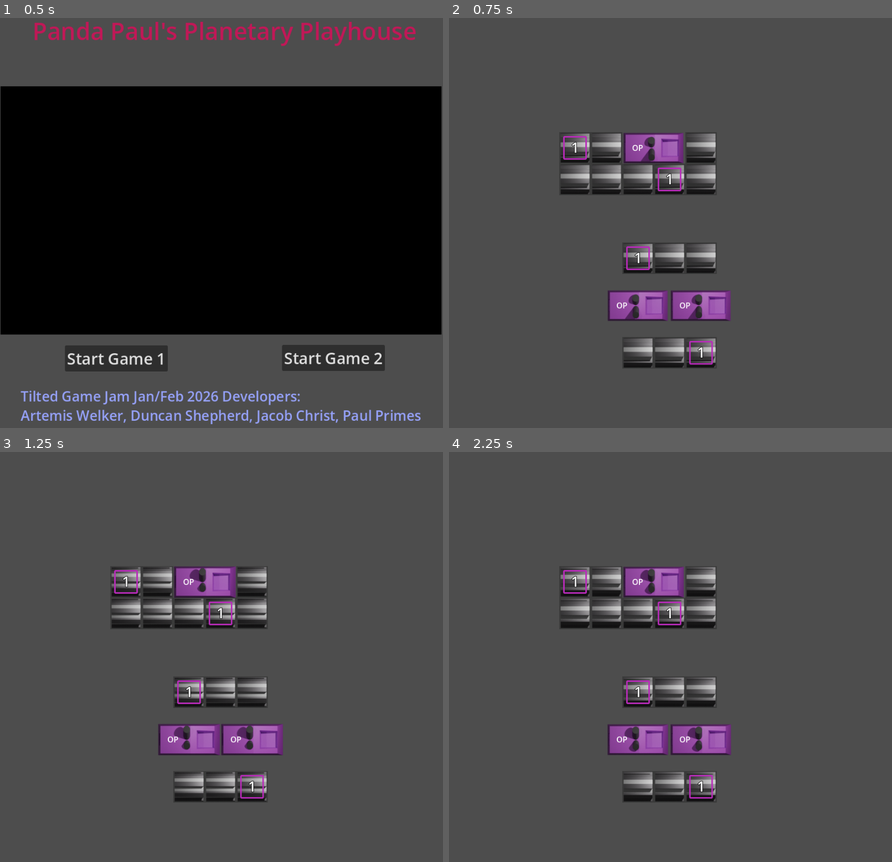
Above: before the commit, frames 1-4 (two rows, left to right).
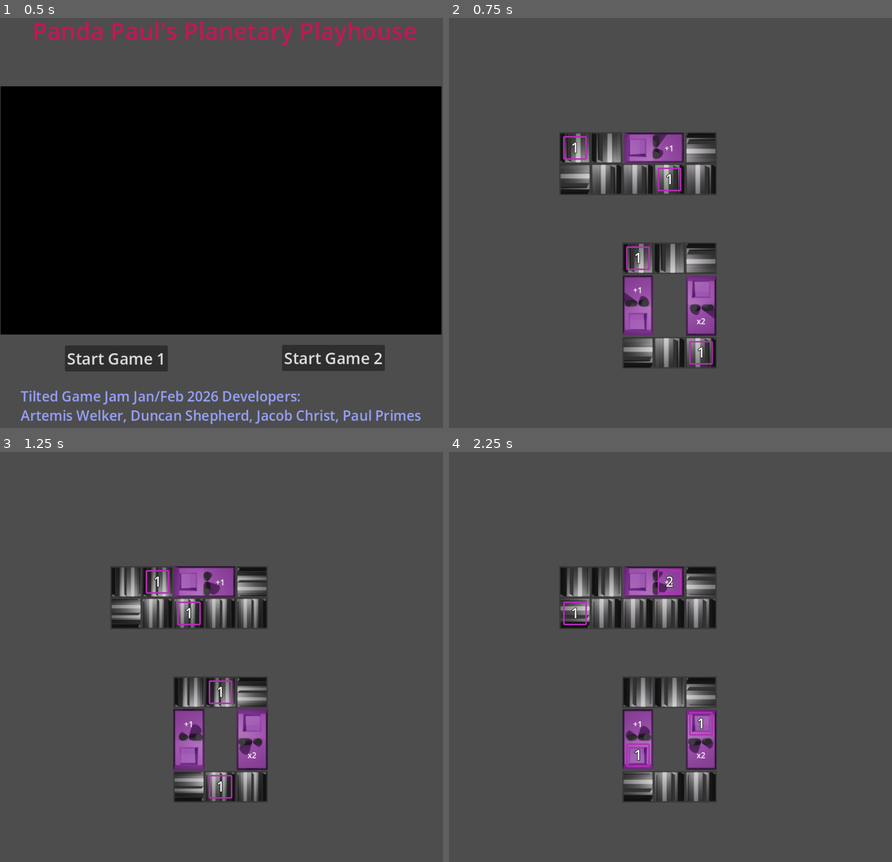
Above: after the commit, the same moments.

Repository: makreth/tiltedgjfeb
Game: Godot game, scene res://title_screen.tscn
Same seed, same stepped clock (60 frames per second), same inputs: the game is played once before the commit and once after it. Video files are missing from this copy of the repository; at most half a second of black plays in their place.
Inputs:
- Up to frame 1 (0.5 s): no input
- Up to frame 2 (0.75 s): click "Start Game 1" at 0.5 s
- Up to frame 3 (1.25 s): no input
- Up to frame 4 (2.25 s): no input

Frame 1 is identical in both runs. In frame 2, 7.4% of the frame differs, in the area x 25-64%, y 27-86%; in frame 3, 8.0%; in frame 4, 8.2%.
Error before the commit: Parse Error: Invalid argument for "initialize()" function: argument 2 should be "ItemReceiver" but is "Array". (res://Scripts/itemTransporter.gd:10)

Commit message:
update transporter to allow external init

Diff:
--- a/Scripts/itemTransporter.gd
+++ b/Scripts/itemTransporter.gd
@@ -1,4 +1,4 @@
-class_name ItemTrasporter extends ItemMachine
+class_name ItemTransporter extends ItemMachine
 
 @onready
 var _mover: ItemMover = $ItemMover as ItemMover
@@ -7,5 +7,15 @@
 
 func _ready() -> void:
 	super()
-	_mover.initialize(facing, [_receiver])
+	_initializeChildren()
+
+func _initializeChildren() -> void:
+	_mover.initialize(facing, _receiver)
 	_receiver.initialize(Facing.allExcept(Facing.opposite(facing)), _mover)
+
+func initializeWithNewFacing(newFacing: Facing.CARDINAL) -> void:
+	facing = newFacing
+	_initializeChildren()
+
+func getReceiver() -> ItemReceiver:
+	return _receiver
